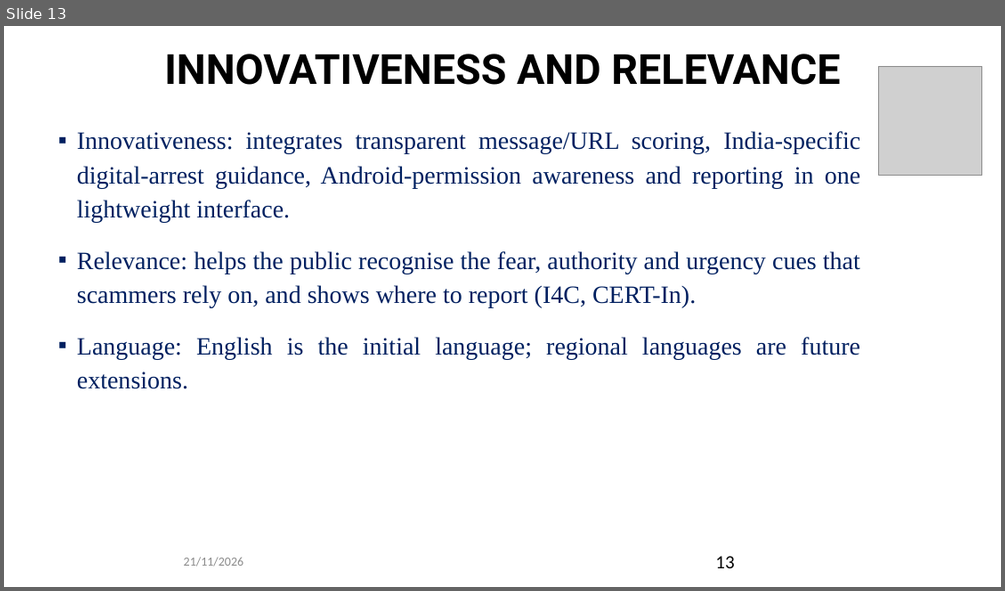
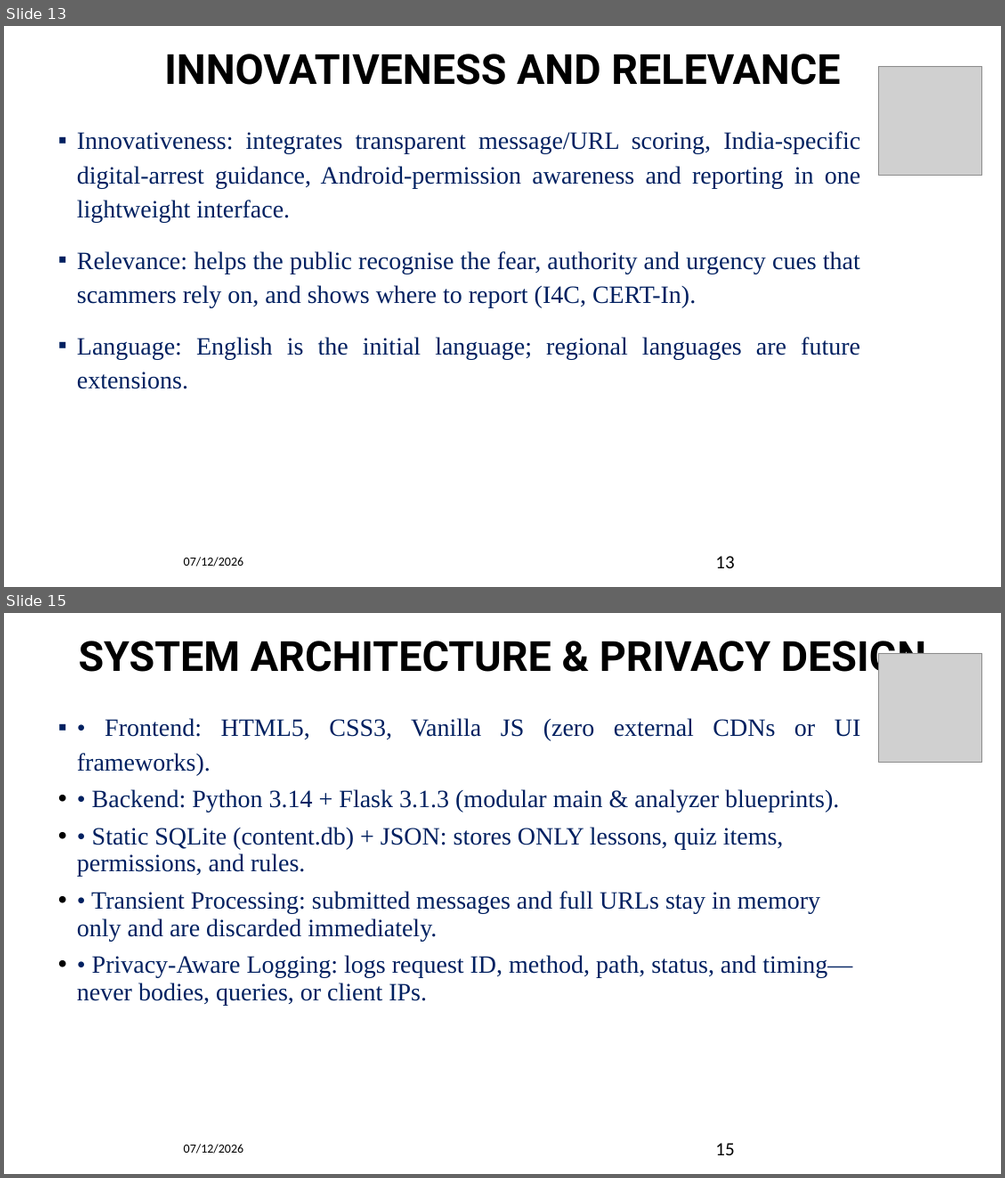
Before and after one commit to darshanashok-dev/community, a slide deck: community_project_ppt_updated.pptx. Shown one above the other, each under a label of ours: slide 13 before the commit, slides 13 and 15 after it; the slides between them are not shown. The pictures are 1005x591 and 1005x1178 pixels, drawn with LibreOffice and Linux fonts; fonts in the diff are those of the drawing; grey boxes stand for pictures; background and template pictures are left out. Boxes give left, top, right and bottom in pixels: in the first picture for what was removed or moved away, otherwise in the second. Text is boxed around its words. In the diff, an @@ line names an element or a change of style, - is before the commit and + after.

Commit message:
Final validation: fix browser reset links, delivery/phishing rules, add report and updated viva slides

```diff
--- a/community_project_ppt_updated.pptx
+++ b/community_project_ppt_updated.pptx
@@ slide 15 added at [4,613,1001,1174], background #FFFFFF @@
@@ title added at [79,641,927,681], 40 pt, text #000000, bold @@
+SYSTEM ARCHITECTURE & PRIVACY DESIGN
@@ picture added at [879,653,982,762] @@
@@ text added at [77,718,861,1005], 24 pt, text #002060 @@
+▪ • Frontend: HTML5, CSS3, Vanilla JS (zero external CDNs or UI frameworks).
+• • Backend: Python 3.14 + Flask 3.1.3 (modular main & analyzer blueprints).
+• • Static SQLite (content.db) + JSON: stores ONLY lessons, quiz items, permissions, and rules.
+• • Transient Processing: submitted messages and full URLs stay in memory only and are discarded immediately.
+• • Privacy-Aware Logging: logs request ID, method, path, status, and timing—never bodies, queries, or client IPs.
@@ text added at [184,1143,243,1153], 12 pt, text #000000 @@
+07/12/2026
@@ text added at [715,1143,734,1155], 18 pt, text #000000 @@
+15
@@ slide 13 changed as well @@
@@ text at [184,556,243,566]: text changed; text colour #8C8C8C to #000000 @@
-21/11/2026
+07/12/2026
```
Also in this commit, not shown: 15 other slides changed, 5 other slides added, 10 other files.
